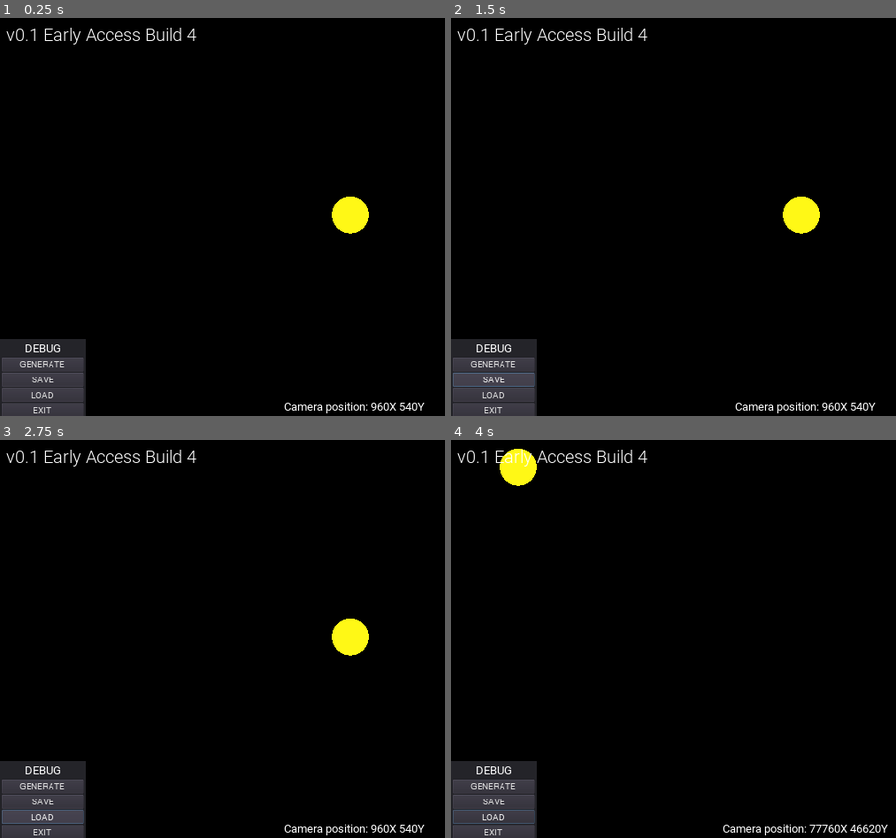
Above: before the commit, frames 1-4 (two rows, left to right).
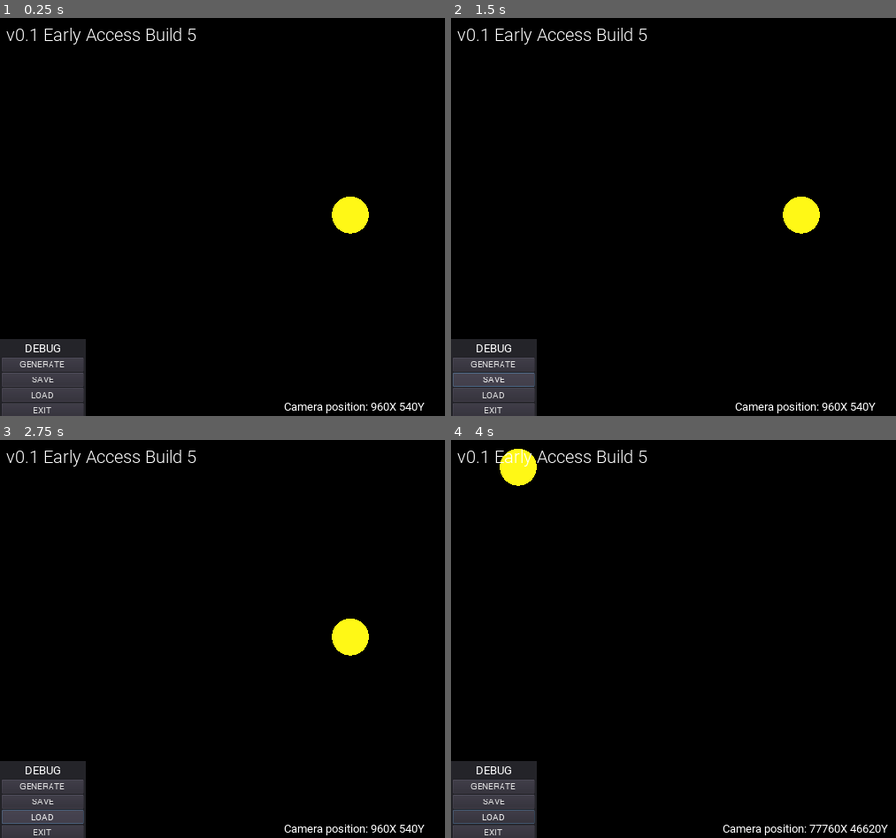
Above: after the commit, the same moments.

Repository: Watermagle/The-Dark-Forest
Game: Godot game, scene res://scenes/Main.tscn
Two runs of this game, one before a commit and one after it. Both use one fixed random seed, a clock stepped at 60 frames per second and the inputs below.
Inputs (mouse positions are in pixels of both pictures, inside the frame that each line leads up to):
- Up to frame 1 (0.25 s): no input
- Up to frame 2 (1.5 s): click "GENERATE" at 0.5 s; click "SAVE" at 1.25 s
- Up to frame 3 (2.75 s): click "LOAD" at 2 s
- Up to frame 4 (4 s): move the mouse to (outside the picture) at 2.77 s; hold D (right) 2.78-3.53 s; click (outside the picture) at 2.92 s; move the mouse to (664, 658) at 3.52 s; hold S (down) from 3.53 s (still down)

The runs differ from the first frame. In frame 1, less than 0.1% of the frame differs, in the area x 41-45%, y 2-6%; in frame 2, less than 0.1%; in frame 3, less than 0.1%; in frame 4, less than 0.1%.

Commit message:
Build 5 (WIP)

Diff:
--- a/scenes/Main.tscn
+++ b/scenes/Main.tscn
@@ -57,7 +57,7 @@
 margin_right = 692.0
 margin_bottom = 204.0
 custom_fonts/font = SubResource( 1 )
-text = "v0.1 Early Access Build 4"
+text = "v0.1 Early Access Build 5"
 __meta__ = {
 "_edit_use_anchors_": false
 }
--- a/scripts/StellarObject.gd
+++ b/scripts/StellarObject.gd
@@ -21,6 +21,8 @@
 var save_dict = {}
 var moons_save = []
 var planets_save = []
+var solidPlanetCount
+var stellarName = '0'
 
 
 func init(inputStellarType):
@@ -35,11 +37,14 @@
 		for i in range(round(rand_range(1, 5))):
 			planet = StellarObject.instance()
 			planet.init('solidPlanet')
+			planet.stellarName = stellarName + '-' + str(i)
 			planet.generate()
 			planets.append(planet)
+			solidPlanetCount = i
 		for i in range(round(rand_range(1, 5))):
 			planet = StellarObject.instance()
 			planet.init('gasPlanet')
+			planet.stellarName = stellarName + '-' + str(solidPlanetCount + i)
 			planet.generate()
 			planets.append(planet)
 		for planet in planets:
@@ -61,6 +66,7 @@
 		for i in range(round(rand_range(0, 3))):
 			moon = StellarObject.instance()
 			moon.init('moon')
+			moon.stellarName = self.stellarName + '-' + str(i)
 			moons.append(moon)
 		for moon in moons:
 			currentOffset += rand_range(moonOffset - moonOffset * 0.25, moonOffset + moonOffset * 0.25)
@@ -74,6 +80,7 @@
 		for i in range(round(rand_range(0, 10))):
 			moon = StellarObject.instance()
 			moon.init('moon')
+			moon.stellarName = stellarName + '-' + str(i)
 			moons.append(moon)
 		for moon in moons:
 			currentOffset += rand_range(gasMoonOffset - gasMoonOffset * 0.25, gasMoonOffset + gasMoonOffset * 0.25)
@@ -115,6 +122,7 @@
 	save_dict['self_modulate_g'] = self_modulate.g8
 	save_dict['self_modulate_b'] = self_modulate.b8
 	save_dict['stellarType'] = stellarType
+	save_dict['stellarName'] = stellarName
 	if (stellarType == 'solidPlanet') or (stellarType == 'gasPlanet'):
 		moons_save = []
 		for moon in moons:
@@ -138,6 +146,7 @@
 	self_modulate.r8 = save_dict['self_modulate_r']
 	self_modulate.g8 = save_dict['self_modulate_g']
 	self_modulate.b8 = save_dict['self_modulate_b']
+	stellarName = save_dict['stellarName']
 	if (stellarType == 'solidPlanet') or (stellarType == 'gasPlanet'):
 		moons_save = save_dict['moons']
 		moons = []
